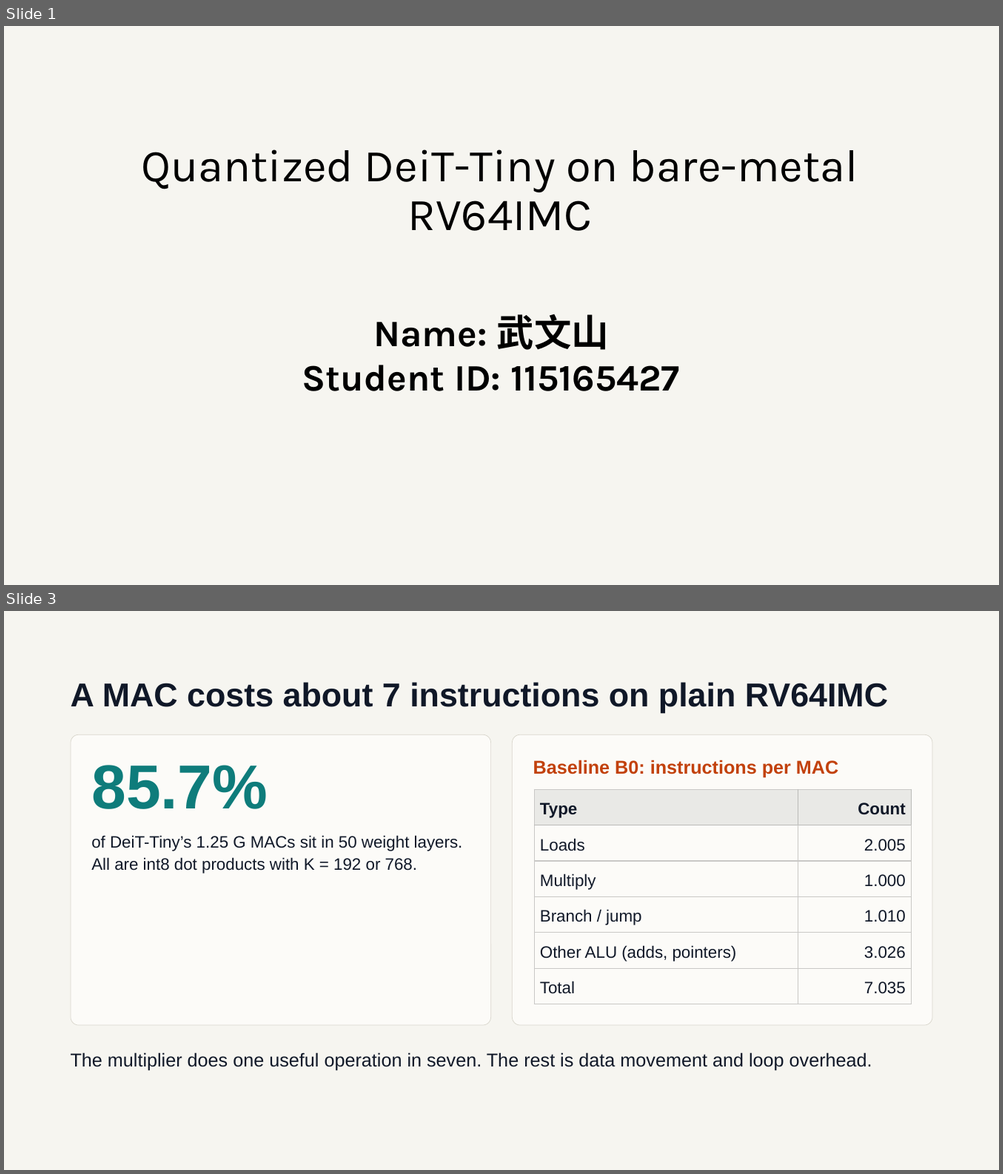
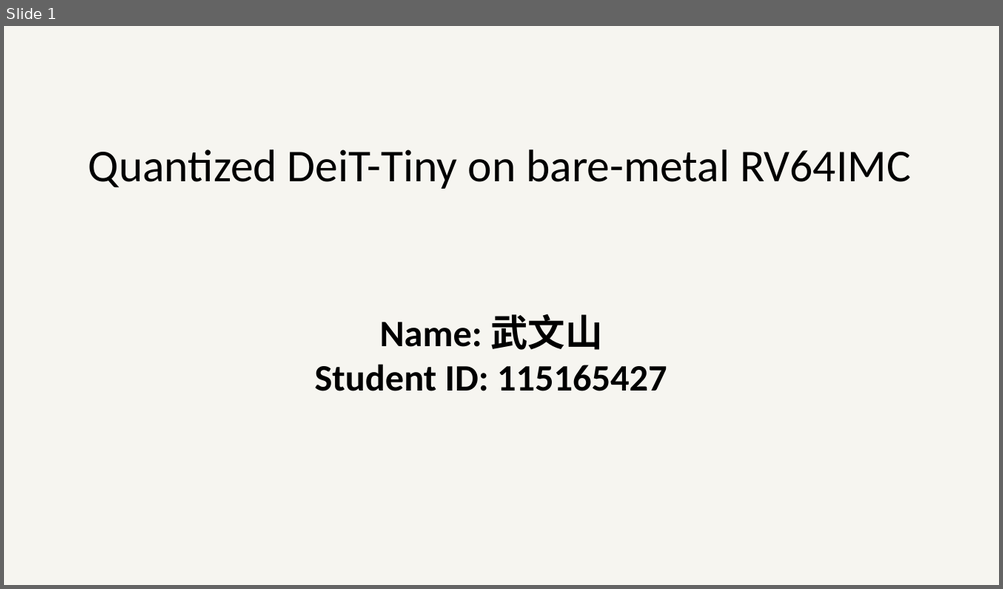
Before and after one commit to hubertvx/RV64imc, a slide deck: docs/115165427_武文山.pptx. Shown one above the other, each under a label of ours: slides 1 and 3 before the commit, slide 1 after it; the slides between them are not shown. The pictures are 1003x1174 and 1003x589 pixels, drawn with LibreOffice and Linux fonts; fonts in the diff are those of the drawing. Boxes give left, top, right and bottom in pixels: in the first picture for what was removed or moved away, otherwise in the second. Text is boxed around its words. In the diff, an @@ line names an element or a change of style, - is before the commit and + after.

```diff
--- a/docs/115165427_武文山.pptx
+++ b/docs/115165427_武文山.pptx
@@ slide 3 removed at (4,611,999,1170), background #F6F5F0 @@
@@ title removed at (71,682,888,713) @@
-A MAC costs about 7 instructions on plain RV64IMC
@@ rounded rectangle removed at (71,735,490,1026) @@
@@ rounded rectangle removed at (512,735,932,1026) @@
@@ text removed at (91,765,267,809) @@
-85.7%
@@ text removed at (533,760,838,778) @@
-Baseline B0: instructions per MAC
@@ table removed at (534,789,911,1004), 6 rows, 2 columns @@
-Type | Count
-Loads | 2.005
-Multiply | 1.000
-Branch / jump | 1.010
-Other ALU (adds, pointers) | 3.026
-Total | 7.035
@@ text removed at (91,835,463,874) @@
-of DeiT-Tiny’s 1.25 G MACs sit in 50 weight layers. All are int8 dot products with K = 192 or 768.
@@ text removed at (71,1053,872,1071) @@
-The multiplier does one useful operation in seven. The rest is data movement and loop overhead.
@@ slide 1 changed as well @@
@@ text "Quantized DeiT-Tiny on bare-metal RV64IMC" at (88,150,910,189): font Karla to Calibri @@
@@ text "Name: 武文山" at (315,315,667,392): font Karla to Calibri @@
```
Also in this commit, not shown: 3 other slides changed, 4 slides added, 4 other slides removed.
